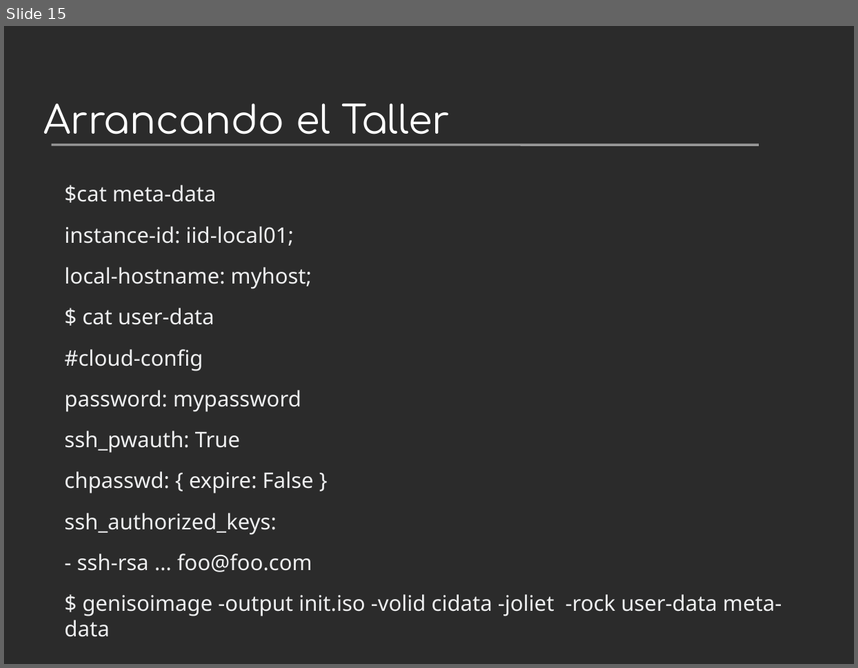
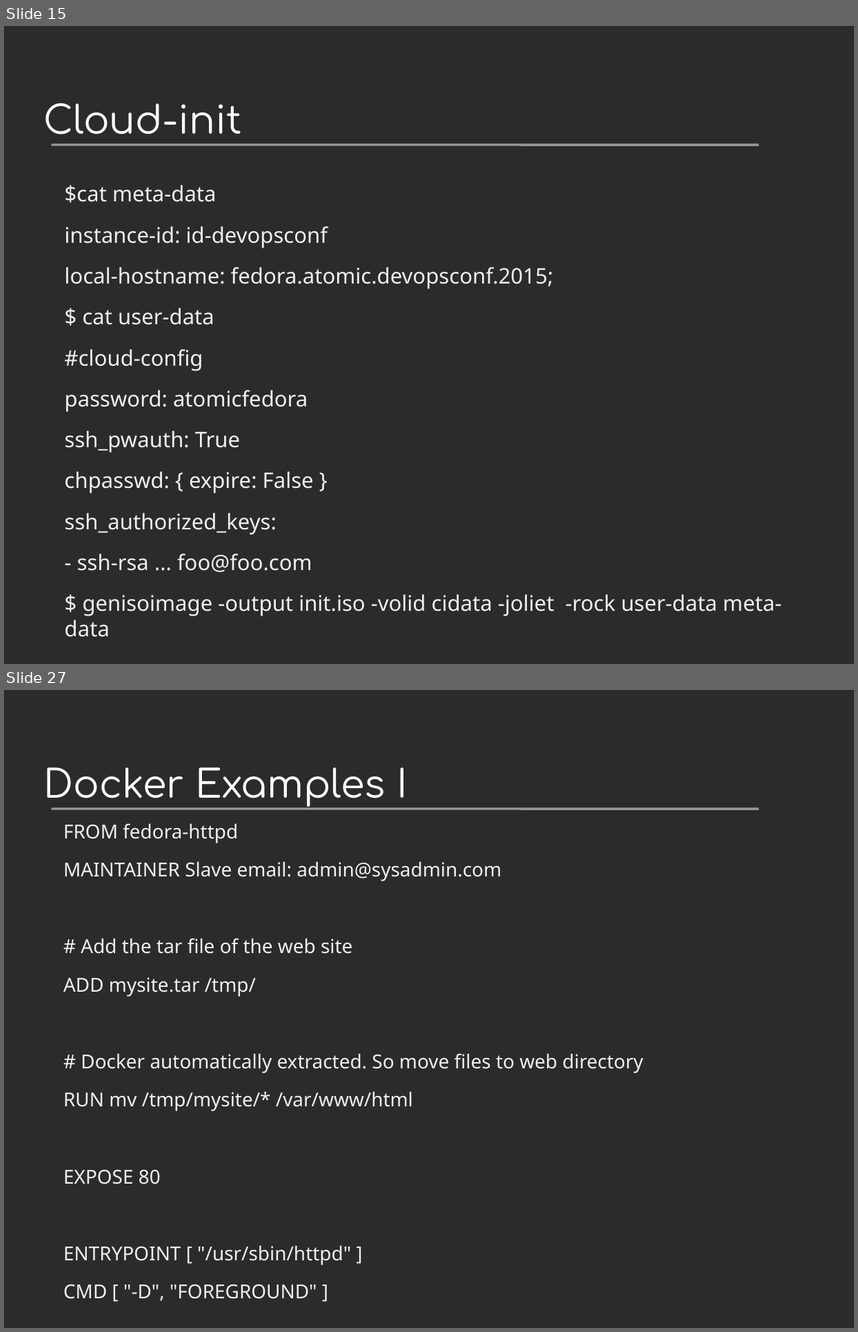
Before and after one commit to villadalmine/arg-fedora, a slide deck: Presentaciones/Devopconf2015/ProyectoAtomic.odp. Shown one above the other, each under a label of ours: slide 15 before the commit, slides 15 and 27 after it; the slides between them are not shown. The pictures are 858x668 and 858x1332 pixels, drawn with LibreOffice and Linux fonts; fonts in the diff are those of the drawing; background and template pictures are left out; a plain dark background stands for a picture behind light text. Boxes give left, top, right and bottom in pixels: in the first picture for what was removed or moved away, otherwise in the second. Text is boxed around its words. In the diff, an @@ line names an element or a change of style, - is before the commit and + after.

```diff
--- a/Presentaciones/Devopconf2015/ProyectoAtomic.odp
+++ b/Presentaciones/Devopconf2015/ProyectoAtomic.odp
@@ slide 27 added at bbox=[4, 690, 854, 1328], background picture (left out); not listed: 1 template element that a slide beside it also shows @@
@@ title added at bbox=[43, 767, 408, 807], 36 pt, text #FFFFFF @@
+Docker Examples I
@@ text added at bbox=[63, 823, 643, 1301], 18 pt, text #EEEFF0 @@
+FROM fedora-httpd
+MAINTAINER Slave email: admin@sysadmin.com
+# Add the tar file of the web site
+ADD mysite.tar /tmp/
+# Docker automatically extracted. So move files to web directory
+RUN mv /tmp/mysite/* /var/www/html
+EXPOSE 80
+ENTRYPOINT [ "/usr/sbin/httpd" ]
+CMD [ "-D", "FOREGROUND" ]
@@ slide 15 changed as well @@
@@ title at bbox=[43, 103, 241, 134]: text changed @@
-Arrancando el Taller
+Cloud-init
@@ text at bbox=[65, 226, 553, 289]: text changed @@
-instance-id: iid-local01;
-local-hostname: myhost;
+instance-id: id-devopsconf
+local-hostname: fedora.atomic.devopsconf.2015;
@@ text at bbox=[65, 390, 308, 412]: text changed @@
-password: mypassword
+password: atomicfedora
```
Also in this commit, not shown: 2 other slides changed, 20 other slides added, 3 slides removed, 3 other files.
